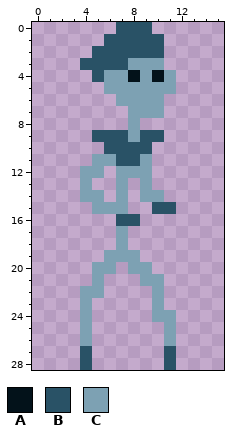
Pixel-art sprite, stored at GBJAM/Assets/Art/placeholderEnemy.png. Above is the file before it was changed.
The file is 16x29 pixels.
Palette (. is transparent): A #03121a  B #295266  C #7da1b3
Pixels before, first column x 4:
 0 ...BBB..
 1 ..BBBBB.
 2 .BBBBBB.
 3 BBBBCCC.
 4 .BCCACAC
 5 ..CCCCCC
 6 ...CCCC.
 7 ....CCC.
 8 ....C...
 9 .BBBCBB.
10 ..BBBB..
11 .CCBBC..
12 CC.CCC..
13 C..C.C..
14 CC.C.CC.
15 .CCC..BB
16 ...BB...
17 ...C....
18 ...C....
19 ..CCC...
20 .CC.CC..
21 .C...CC.
22 CC....C.
23 C.....C.
24 C.....CC
25 C......C
26 C......C
27 B......B
28 B......B
After:
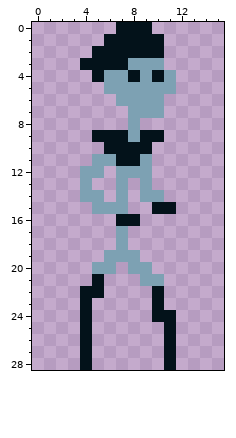
Change:
y 0: x 7..9 BBB -> AAA
y 1: x 6..10 BBBBB -> AAAAA
y 2: x 5..10 BBBBBB -> AAAAAA
y 3: x 4..7 BBBB -> AAAA
y 4: x 5 B -> A
y 9: x 5..7 BBB -> AAA; x 9..10 BB -> AA
y 10: x 6..9 BBBB -> AAAA
y 11: x 7..8 BB -> AA
y 15: x 10..11 BB -> AA
y 16: x 7..8 BB -> AA
y 21: x 5 C -> A
y 22: x 4..5 CC -> AA; x 10 C -> A
y 23: x 4 C -> A; x 10 C -> A
y 24: x 4 C -> A; x 10..11 CC -> AA
y 25..26: x 4 C -> A; x 11 C -> A
y 27..28: x 4 B -> A; x 11 B -> A
Where, in picture pixels (left, top, right, bottom), the same in both pictures:
changed: (80, 22, 164, 82)
changed: (92, 130, 164, 166)
changed: (116, 202, 176, 226)
changed: (80, 274, 104, 370)
changed: (152, 286, 176, 370)
